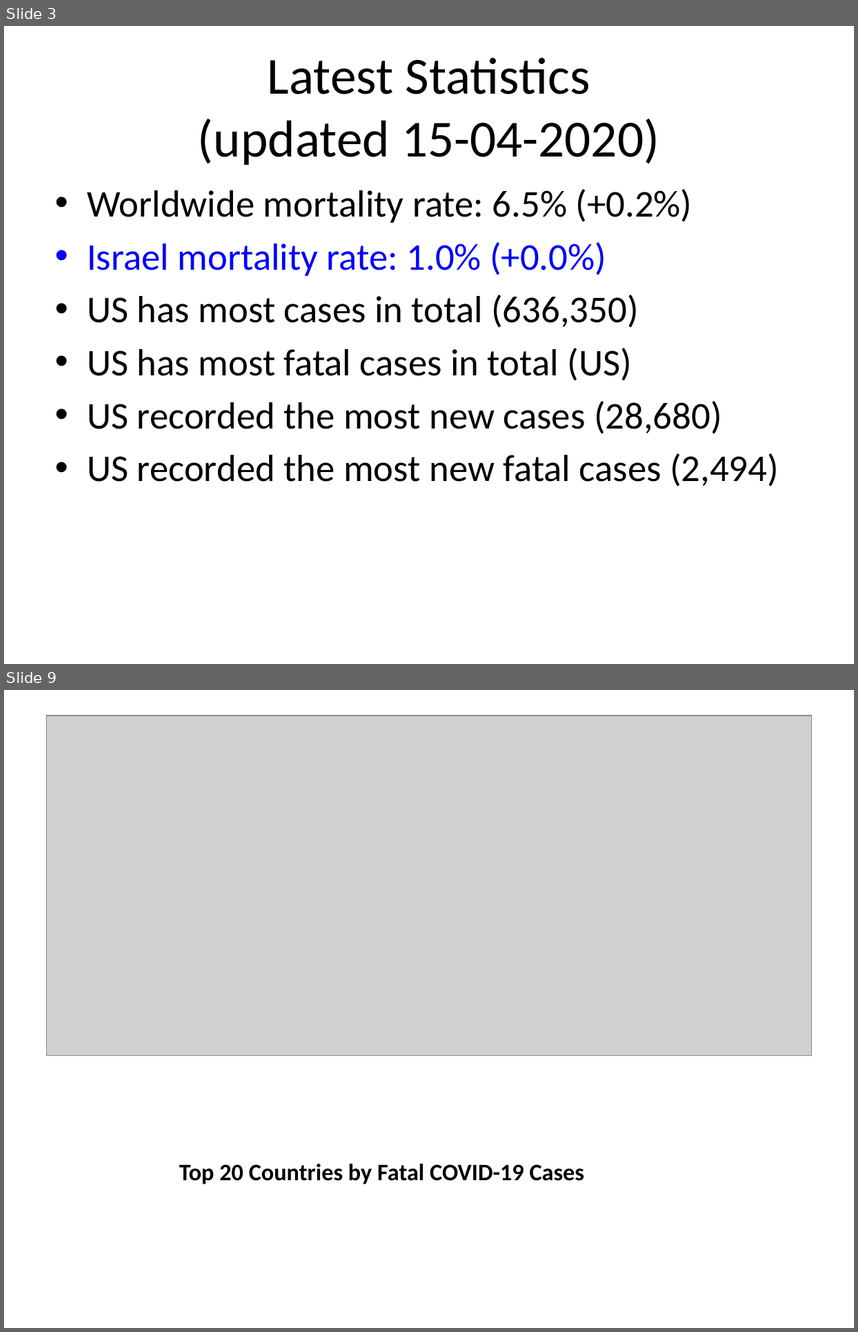
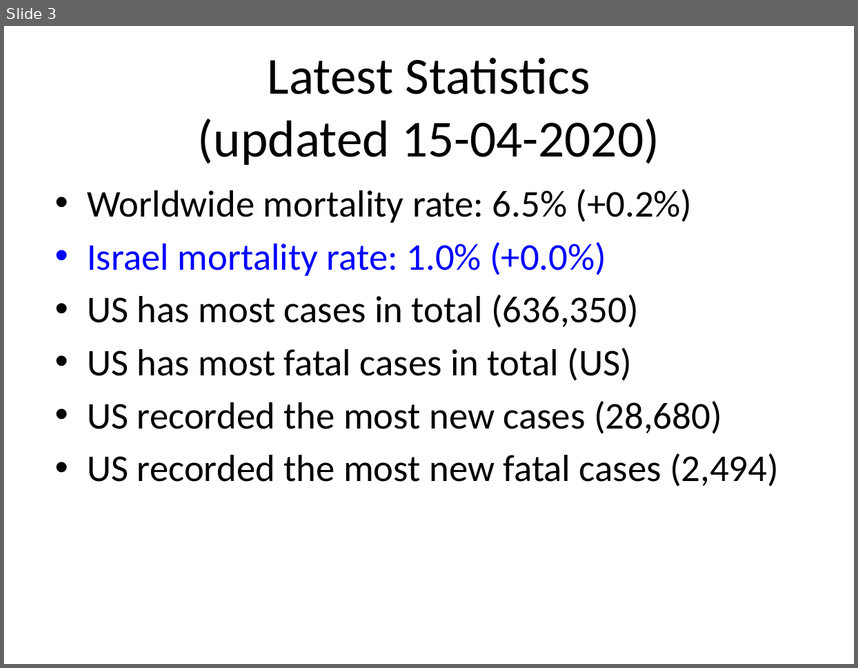
Before and after one commit to Eladweller/COVID-19-worldwide-analysis, a slide deck: Presentations/COVID-19 15-04-2020.pptx. Shown one above the other, each under a label of ours: slides 3 and 9 before the commit, slide 3 after it; the slides between them are not shown. The pictures are 858x1332 and 858x668 pixels, drawn with LibreOffice and Linux fonts; fonts in the diff are those of the drawing; grey boxes stand for pictures. Boxes give left, top, right and bottom in pixels: in the first picture for what was removed or moved away, otherwise in the second. Text is boxed around its words. In the diff, an @@ line names an element or a change of style, - is before the commit and + after.

```diff
--- a/Presentations/COVID-19 15-04-2020.pptx
+++ b/Presentations/COVID-19 15-04-2020.pptx
@@ slide 9 removed at (4, 690, 854, 1328), background #FFFFFF @@
@@ picture removed at (47, 716, 811, 1056) @@
@@ title removed at (179, 1163, 585, 1184) @@
-Top 20 Countries by Fatal COVID-19 Cases
```
Also in this commit, not shown: 32 slides added, 28 other slides removed, 24 other files.
